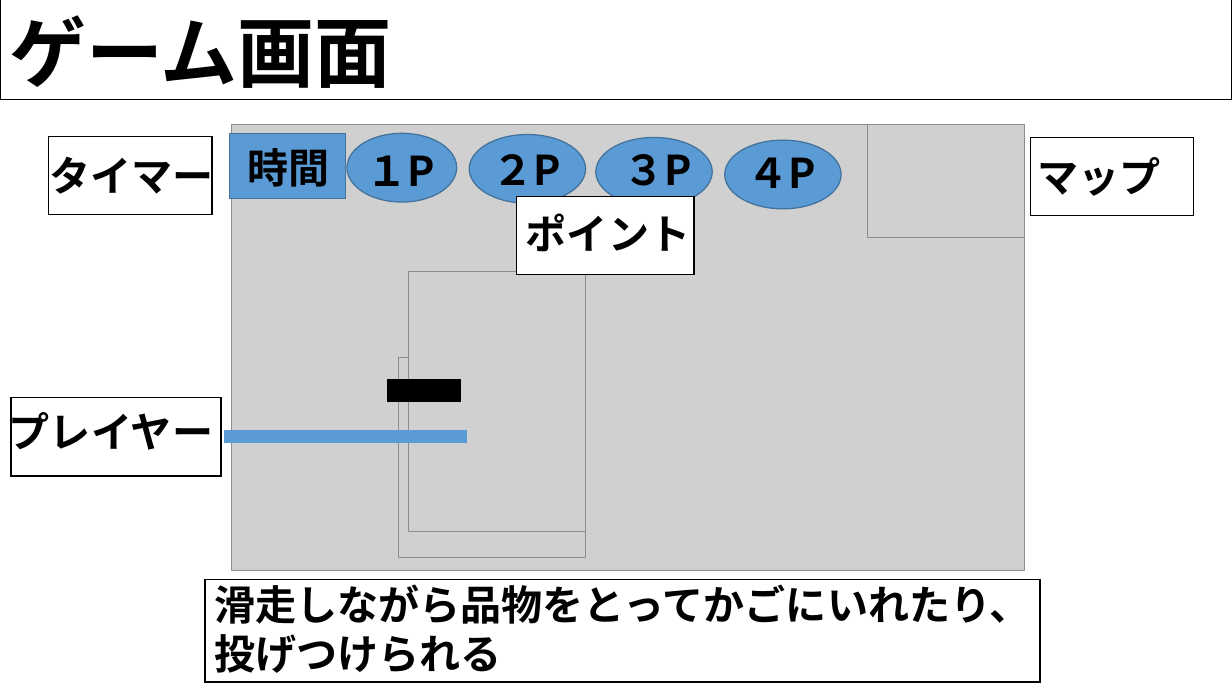
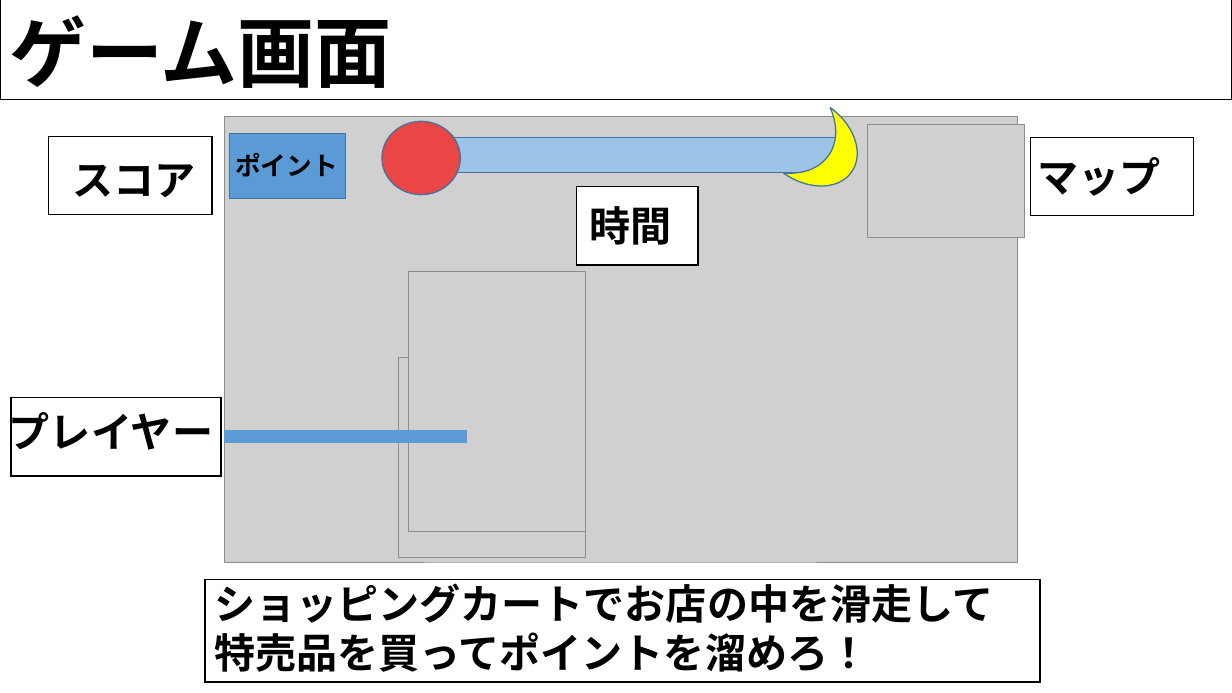
Before and after one commit to H29LatterPeriodTeam07/team07, a slide deck: slide 3 of 後期企画書/ショッピングカート.pptx. Drawn at 1232x693 pixels with LibreOffice and Linux fonts; fonts in the diff are those of the drawing; grey boxes stand for pictures; background and template pictures are left out. Boxes give left, top, right and bottom in pixels: in the first picture for what was removed or moved away, otherwise in the second. Text is boxed around its words. In the diff, an @@ line names an element or a change of style, - is before the commit and + after.

```diff
--- a/後期企画書/ショッピングカート.pptx
+++ b/後期企画書/ショッピングカート.pptx
@@ picture: place and size @@
-picture at [232, 125, 1025, 570]
+picture at [225, 116, 1018, 562]
@@ moon added at [784, 107, 876, 205], fill #FFFF00, outline #43739E 1 pt @@
@@ text "ポイント": place and size @@
-text "ポイント" at [526, 213, 690, 252]
+text "ポイント" at [235, 153, 338, 177]
@@ text "ポイント" at [235, 153, 338, 177]: size 32 to 20 pt @@
@@ ellipse: place and size @@
-ellipse at [348, 133, 457, 201]
+ellipse at [382, 121, 460, 194]
@@ ellipse at [382, 121, 460, 194]: fill #5B9BD5 to #EA4646 @@
@@ rectangle added at [409, 138, 836, 173], fill #9DC3E6, outline #43739E 1 pt @@
@@ ellipse removed at [470, 135, 586, 203] @@
@@ ellipse removed at [596, 138, 713, 206] @@
@@ text removed at [623, 143, 691, 186] @@
-３P
@@ ellipse removed at [725, 140, 841, 209] @@
@@ text removed at [747, 146, 815, 188] @@
-４P
@@ text at [72, 164, 195, 197]: text changed @@
-タイマー
+スコア
@@ text removed at [366, 155, 435, 197] @@
-１P
@@ text removed at [493, 154, 561, 185] @@
-２P
@@ rectangle: place and size @@
-rectangle at [517, 197, 694, 275]
+rectangle at [577, 187, 698, 265]
@@ text "時間": place and size @@
-text "時間" at [247, 148, 329, 187]
+text "時間" at [589, 206, 671, 245]
@@ text "時間" at [589, 206, 671, 245]: alignment left to justified @@
@@ rectangle removed at [388, 380, 461, 402] @@
@@ text at [214, 579, 993, 672]: text changed @@
-滑走しながら品物をとってかごにいれたり、投げつけられる
+ショッピングカートでお店の中を滑走して
+特売品を買ってポイントを溜めろ！
```
Also in this commit, not shown: 6 other slides changed, 8 slides added, 3 slides removed.
